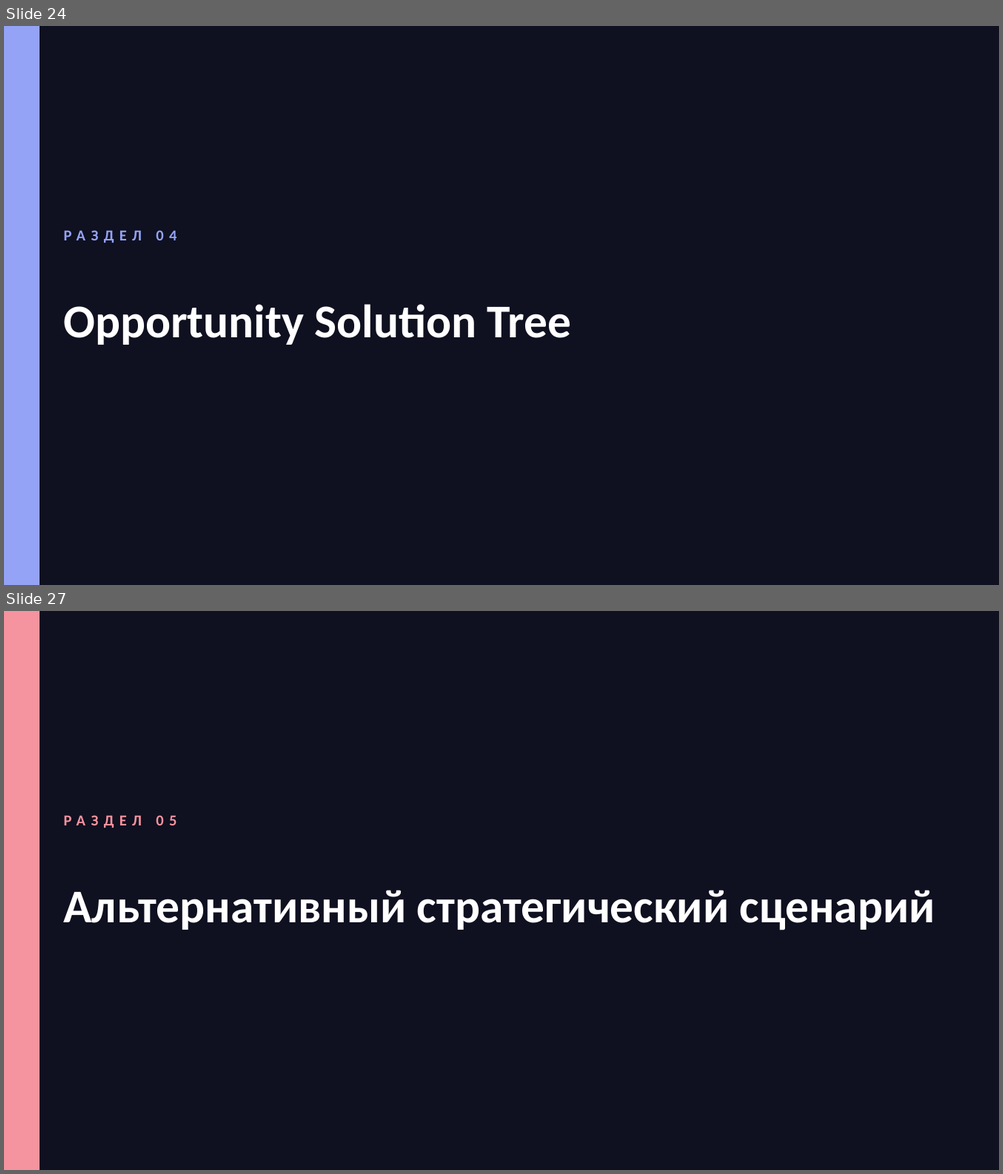
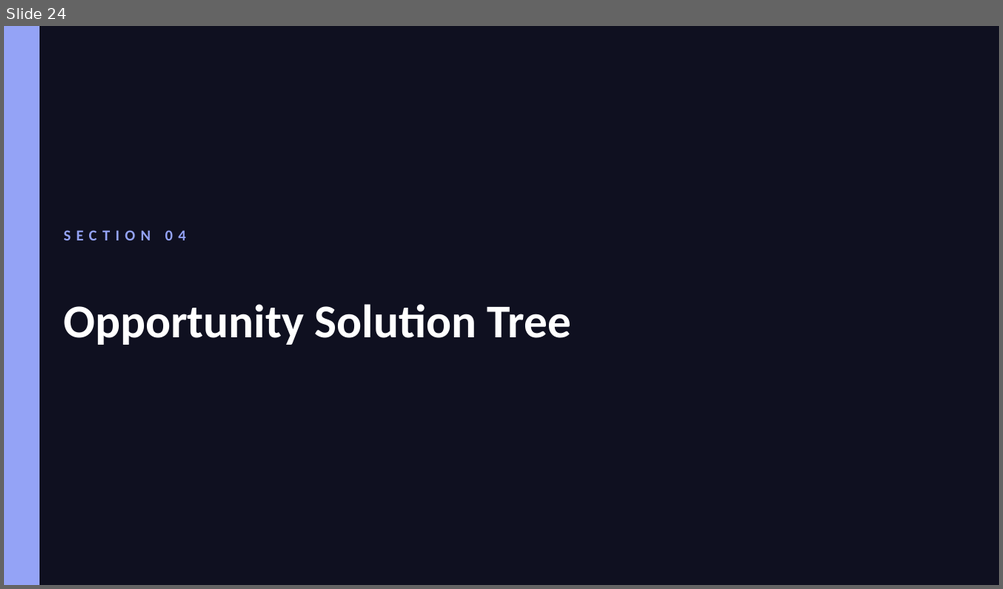
Before and after one commit to ipavelm/ultimate-product-discovery-skill, a slide deck: assets/presentation-template.pptx. Shown one above the other, each under a label of ours: slides 24 and 27 before the commit, slide 24 after it; the slides between them are not shown. The pictures are 1003x1174 and 1003x589 pixels, drawn with LibreOffice and Linux fonts; fonts in the diff are those of the drawing. Boxes give left, top, right and bottom in pixels: in the first picture for what was removed or moved away, otherwise in the second. Text is boxed around its words. In the diff, an @@ line names an element or a change of style, - is before the commit and + after.

```diff
--- a/assets/presentation-template.pptx
+++ b/assets/presentation-template.pptx
@@ slide 27 removed at box(4, 611, 999, 1170), background #0F1020 @@
@@ rectangle removed at box(4, 611, 39, 1170) @@
@@ text removed at box(64, 815, 176, 828) @@
-РАЗДЕЛ 05
@@ text removed at box(64, 890, 935, 931) @@
-Альтернативный стратегический сценарий
@@ slide 24 changed as well @@
@@ text at box(64, 230, 186, 241): text changed @@
-РАЗДЕЛ 04
+SECTION 04
```
Also in this commit, not shown: 24 other slides changed, 9 slides added, 8 other slides removed, 6 other files.
